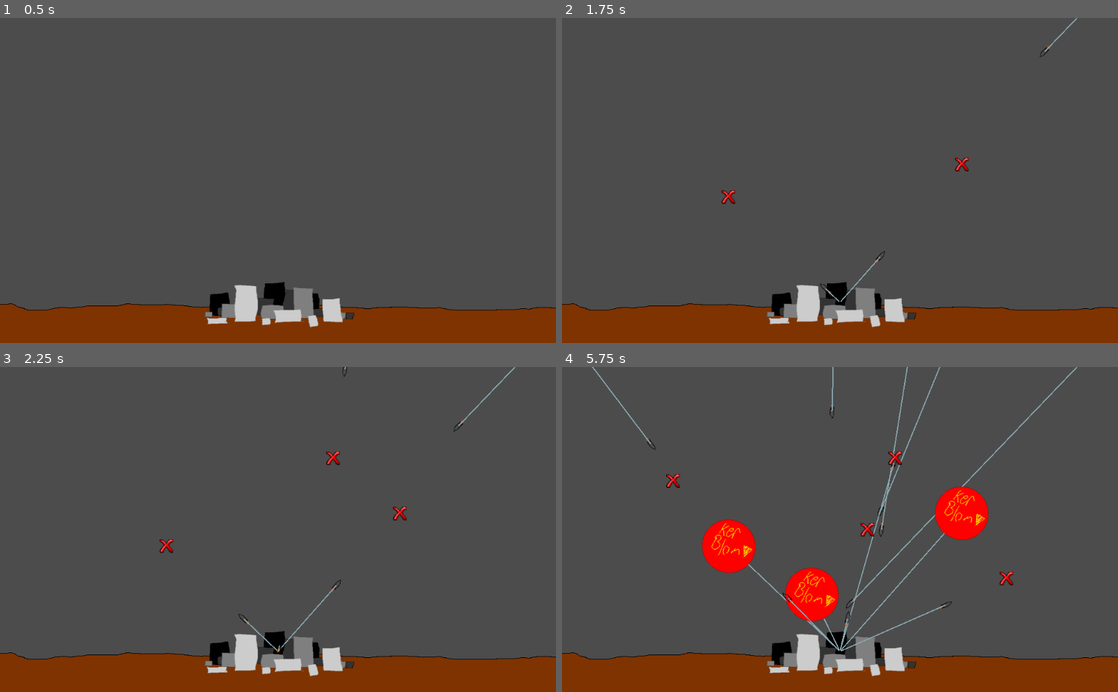
Above: before the commit, frames 1-4 (two rows, left to right).
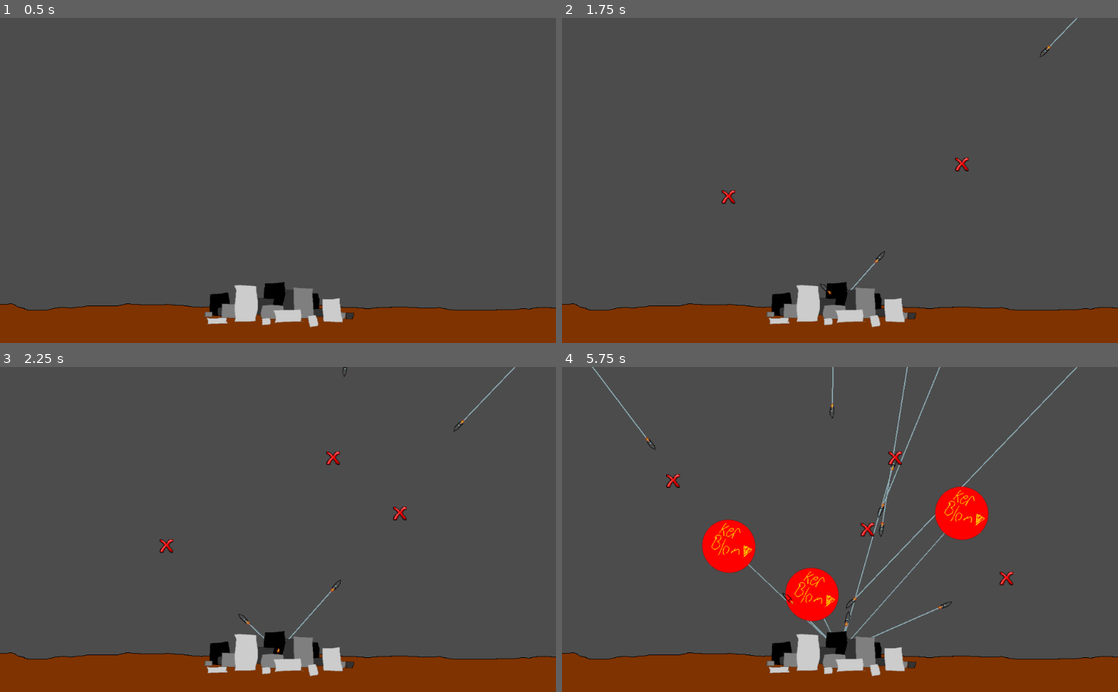
Above: after the commit, the same moments.

Repository: aJns/godot_missile_defence
Game: Godot game, scene res://MissileDefense.tscn
Two runs of this game, one before a commit and one after it. Both use one fixed random seed, a clock stepped at 60 frames per second and the inputs below.
Inputs (mouse positions are in pixels of both pictures, inside the frame that each line leads up to):
- Up to frame 1 (0.5 s): no input
- Up to frame 2 (1.75 s): tap Enter at 0.5 s; move the mouse to (962, 164) at 0.52 s; click (962, 164) at 0.6 s; tap Space at 1.25 s; move the mouse to (728, 196) at 1.27 s; click (728, 196) at 1.35 s
- Up to frame 3 (2.25 s): move the mouse to (333, 458) at 2.02 s; click (333, 458) at 2.1 s
- Up to frame 4 (5.75 s): move the mouse to (812, 594) at 2.77 s; click (812, 594) at 2.85 s; move the mouse to (1006, 578) at 3.52 s; click (1006, 578) at 3.6 s; move the mouse to (673, 480) at 4.27 s; click (673, 480) at 4.35 s; move the mouse to (867, 529) at 5.02 s; click (867, 529) at 5.1 s

Frame 1 is identical in both runs. In frame 2, less than 0.1% of the frame differs, in the area x 47-88%, y 8-88%; in frame 3, less than 0.1%; in frame 4, 0.2%, in the area x 15-69%, y 11-88%.

Commit message:
Tweak chemtrails sum'more

Diff:
--- a/Chemtrail.gd
+++ b/Chemtrail.gd
@@ -4,11 +4,13 @@
 # var a = 2
 # var b = "text"
 var should_fade = false
-var fade_timer = 10
+const FADE_TIME = 10
+var fade_timer = FADE_TIME
 var current_end_pos: Vector2
 
 # Called when the node enters the scene tree for the first time.
 func _ready():
+	z_index = -25 # Draw this behind missiles and city, but in front of the Ground (-100)
 	width = 2
 	default_color = Color(0.54, 0.66, 0.69, 1)
 
@@ -17,7 +19,10 @@
 	if should_fade:
 		fade_timer -= delta
 
-		if fade_timer < 0:
+		var alpha = fade_timer/FADE_TIME
+		default_color = Color(0.54, 0.66, 0.69, alpha)
+
+		if fade_timer <= 0:
 			self.queue_free()
 
 
--- a/Ground.tscn
+++ b/Ground.tscn
@@ -5,4 +5,5 @@
 [node name="Ground" type="Node2D"]
 
 [node name="Sprite" type="Sprite" parent="."]
+z_index = -100
 texture = ExtResource( 1 )
